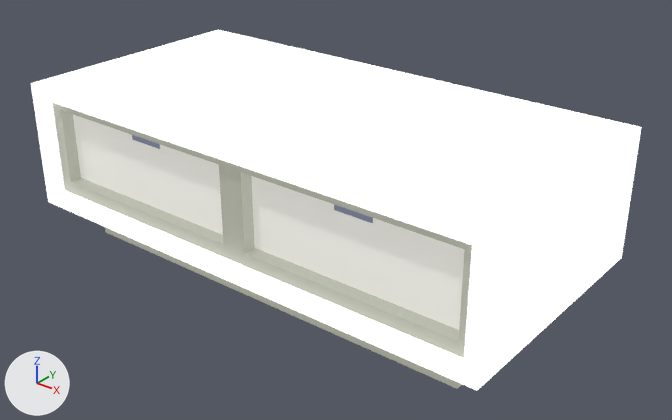
An edit to the FBX model Assets/Models/Obsticals/InsideHouse/sideboard.fbx, drawn before and after from the same camera.
Both versions are drawn from a 50 mm lens placed at (2.54, -3.04, 2.2), pointed at (0.1, 0.02, 0.31). Lighting does not change. The marker at lower left points along +X, +Y and +Z. Where no turn or scale is listed for an object, it has been applied to the vertices.

The older version as bpy lines, for what is in view:
```python
mat_pkmnmastermaterial = bpy.data.materials.new('PkmnMasterMaterial')
mat_pkmnmastermaterial.use_nodes = True; mat_pkmnmastermaterial.node_tree.nodes.clear()
_N = mat_pkmnmastermaterial.node_tree.nodes; _L = mat_pkmnmastermaterial.node_tree.links
n0 = _N.new('ShaderNodeBsdfPrincipled'); n0.name = 'Principled BSDF'
n0.inputs[28].default_value = 1.0  # 'Emission Strength'
n1 = _N.new('ShaderNodeOutputMaterial'); n1.name = 'Material Output'
n2 = _N.new('ShaderNodeTexImage'); n2.name = 'Image Texture'
n2.image = img_pkmnemerald_jpg
n3 = _N.new('ShaderNodeTexImage'); n3.name = 'Image Texture.001'
n3.image = img_pkmnemerald_jpg
_L.new(n2.outputs[0], n0.inputs[0])  # 'Color' to 'Base Color'
_L.new(n3.outputs[0], n0.inputs[27])  # 'Color' to 'Emission Color'
_L.new(n0.outputs[0], n1.inputs[0])  # 'BSDF' to 'Surface'
me_sideboard = bpy.data.meshes.new('sideboard')
me_sideboard.from_pydata(...)  # 95 vertices, 54 faces; spans x -1.25..1.25, y -0.63..0.63, z -0.38..0.44
me_sideboard.materials.append(mat_pkmnmastermaterial)
ob_sideboard = bpy.data.objects.new('sideboard', me_sideboard)
ob_sideboard.location = (0.0, 0.0, 0.375)
```
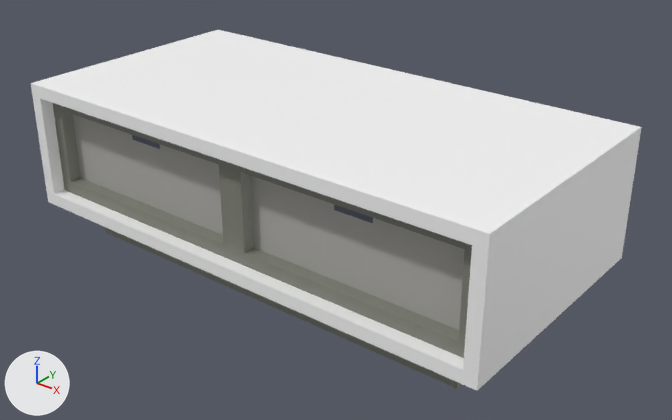
What differs and where, as boxes (x1, y1, x2, y2) in the pictures (672 x 420 px):
'sideboard', surface changed: (31, 30, 642, 391) in both

What changed in the scene script:
```text
Change mat_pkmnmastermaterial:
    where n0 = _N.new('ShaderNodeBsdfPrincipled'); n0.name = 'Principled BSDF'
    remove n0.inputs[28].default_value = 1.0  # 'Emission Strength'
    remove n3 = _N.new('ShaderNodeTexImage'); n3.name = 'Image Texture.001'
    remove n3.image = img_pkmnemerald_jpg
    remove _L.new(n3.outputs[0], n0.inputs[27])  # 'Color' to 'Emission Color'
```
